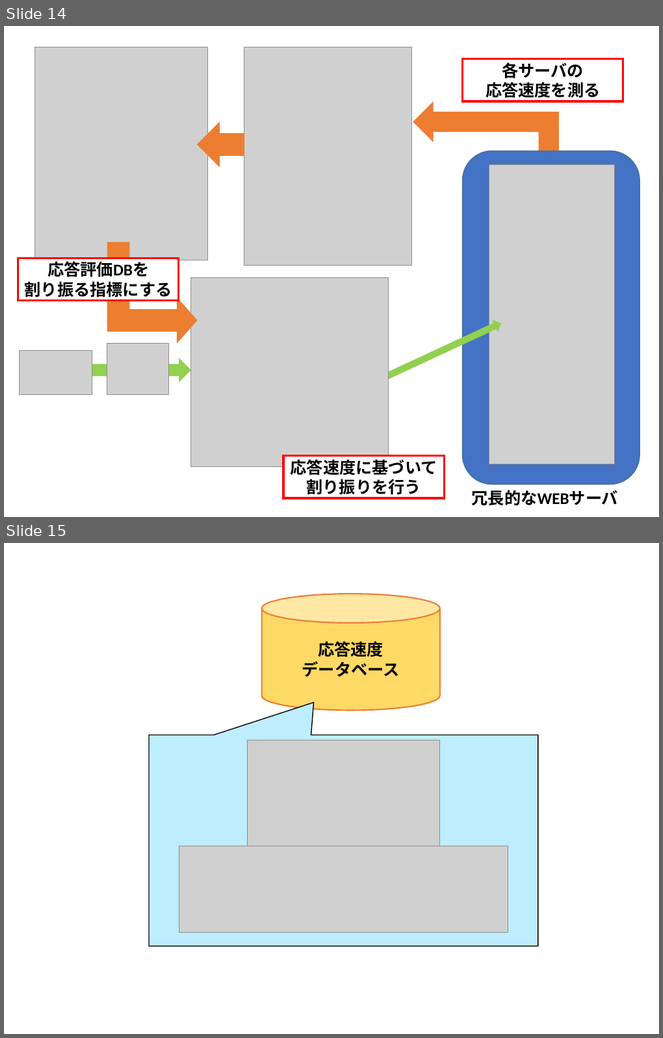
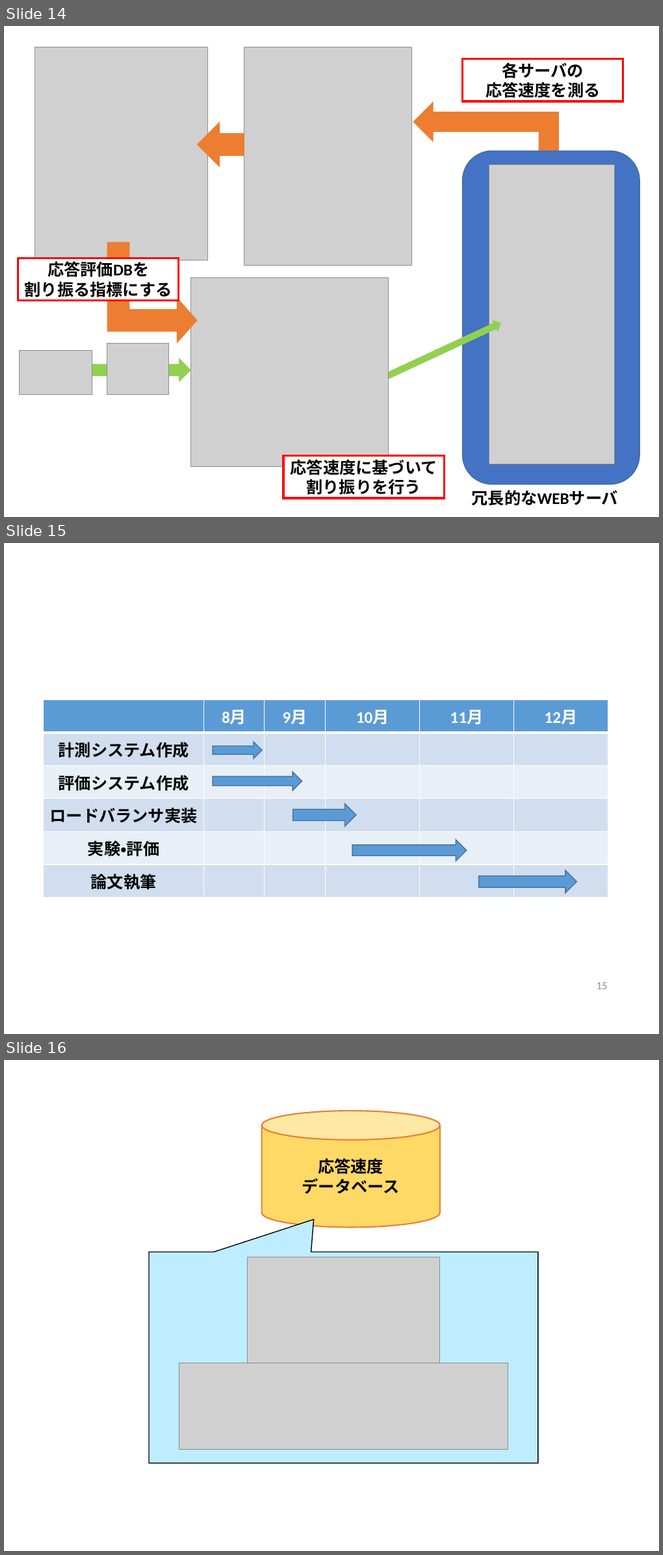
Before and after one commit to kait-takanolab/1821086_matsuo_thesis, a slide deck: meeting/1821086_matsuo_Chart.pptx. Shown one above the other, each under a label of ours: slides 14 and 15 before the commit, slides 14, 15 and 16 after it. The pictures are 663x1038 and 663x1555 pixels, drawn with LibreOffice and Linux fonts; fonts in the diff are those of the drawing; grey boxes stand for pictures; background and template pictures are left out. Boxes give left, top, right and bottom in pixels: in the first picture for what was removed or moved away, otherwise in the second. Text is boxed around its words. In the diff, an @@ line names an element or a change of style, - is before the commit and + after.

Commit message:
中間発表用今後の予定の図表スライドを追加

```diff
--- a/meeting/1821086_matsuo_Chart.pptx
+++ b/meeting/1821086_matsuo_Chart.pptx
@@ slide 15 added at <box>4,543,659,1034</box>, background #FFFFFF @@
@@ table added at <box>43,700,609,898</box>, 6 rows, 6 columns @@
+ | 8月 | 9月 | 10月 | 11月 | 12月
+計測システム作成 |  |  |  |  | 
+評価システム作成 |  |  |  |  | 
+ロードバランサ実装 |  |  |  |  | 
+実験・評価 |  |  |  |  | 
+論文執筆 |  |  |  |  | 
@@ right arrow added at <box>213,742,262,759</box>, fill #5B9BD5, outline #43739E 1 pt @@
@@ right arrow added at <box>213,772,302,790</box>, fill #5B9BD5, outline #43739E 1 pt @@
@@ right arrow added at <box>293,804,356,826</box>, fill #5B9BD5, outline #43739E 1 pt @@
@@ right arrow added at <box>352,840,467,861</box>, fill #5B9BD5, outline #43739E 1 pt @@
@@ right arrow added at <box>479,871,577,893</box>, fill #5B9BD5, outline #43739E 1 pt @@
@@ page number added at <box>597,982,608,990</box>, 12 pt, text #8C8C8C @@
+15
@@ what was slide 15 is now slide 16 @@
```
